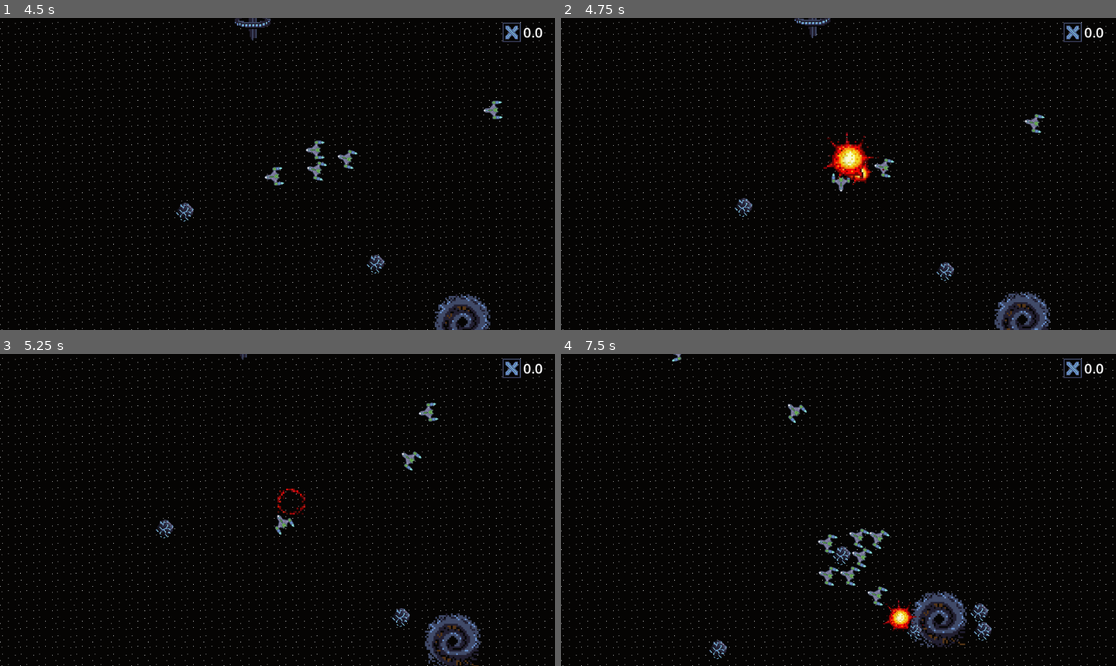
Above: before the commit, frames 1-4 (two rows, left to right).
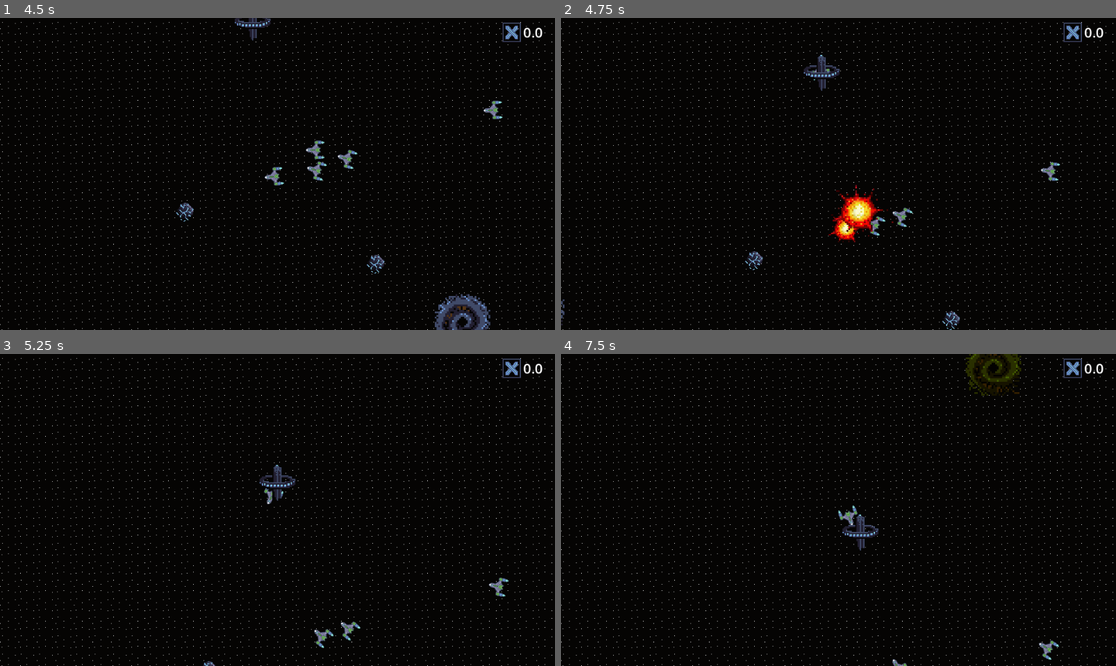
Above: after the commit, the same moments.

Repository: JoshPattman/microjam-034
Game: Godot game, scene res://scenes/game.tscn
The game is run twice, just before and just after one commit, with the same random seed, the same clock (stepped at 60 frames per second) and the same inputs.
Inputs:
- Up to frame 1 (4.5 s): hold D (player_right) 0.53-1.28 s; tap Shift (player_boost) at 0.6, 2.85 s; hold S (player_back) 1.28-2.03 s; tap Ctrl (player_break) at 1.35 s; hold D (player_right) 2.03-2.78 s; tap E (player_collect) at 2.1, 4.35 s; hold W (player_forward) 2.78-3.53 s; hold Ctrl (player_break) 3.53-4.28 s; hold A (player_left) from 3.53 s (still down)
- Up to frame 2 (4.75 s): keep holding A (player_left)
- Up to frame 3 (5.25 s): release A (player_left) at 5.03 s; hold S (player_back) from 5.03 s (still down); tap Shift (player_boost) at 5.1 s
- Up to frame 4 (7.5 s): release S (player_back) at 5.78 s; hold D (player_right) 5.78-6.53 s; tap Ctrl (player_break) at 5.85 s; hold W (player_forward) 6.53-7.28 s; tap E (player_collect) at 6.6 s; hold D (player_right) from 7.28 s (still down); tap Shift (player_boost) at 7.35 s

Frame 1 is identical in both runs. In frame 2, 4.0% of the frame differs, in the area x 0-90%, y 0-100%; in frame 3, 2.5%; in frame 4, 3.7%.

Commit message:
ships now kill the player

Diff:
--- a/godot/scripts/enemy.gd
+++ b/godot/scripts/enemy.gd
@@ -51,6 +51,8 @@
 					exp.global_position = global_position
 					exp.scale *= 3
 				add_sibling(exp)
+				if current_target is Player:
+					current_target.blow_up()
 				queue_free()
 
 func _custom_physics_process(delta: float) -> void:
--- a/godot/scripts/player.gd
+++ b/godot/scripts/player.gd
@@ -30,16 +30,19 @@
 	add_to_group("player")
 	add_to_group("enemy_targets")
 
+func blow_up() -> void:
+	var explosion_instance = explosion.instantiate()
+	if explosion_instance is Node2D:
+		explosion_instance.position = position
+		explosion_instance.scale *= 2
+	died.emit()
+	add_sibling(explosion_instance)
+	queue_free()
+
 func _move_and_slide(delta: float) -> void:
 	var col = move_and_collide(delta * velocity)
 	if col != null:
-		var explosion_instance = explosion.instantiate()
-		if explosion_instance is Node2D:
-			explosion_instance.position = position
-			explosion_instance.scale *= 2
-		died.emit()
-		add_sibling(explosion_instance)
-		queue_free()
+		blow_up()
 
 func _custom_physics_process(delta: float) -> void:
 	var booster = 0.0
